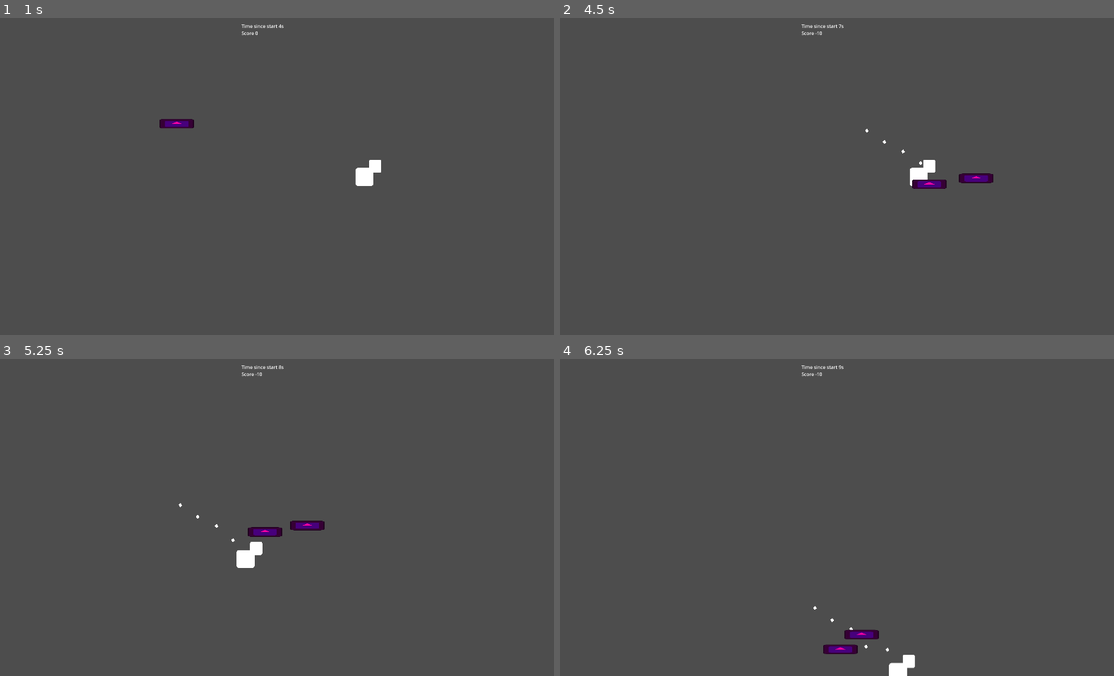
Above: before the commit, frames 1-4 (two rows, left to right).
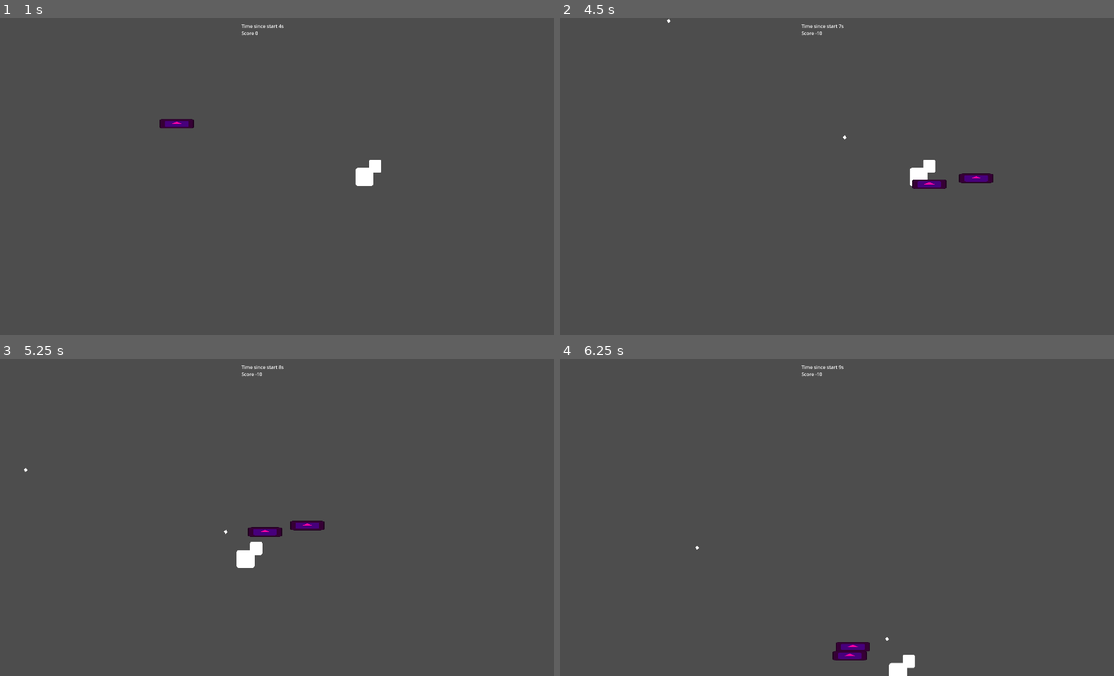
Above: after the commit, the same moments.

Repository: elVariable/gamejam
Game: Godot game, scene res://scenes/levels/main.tscn
The game is run twice, just before and just after one commit, with the same random seed, the same clock (stepped at 60 frames per second) and the same inputs. The engine's default icon, where the game draws it, is replaced by a stand-in: a white triangle on a blue panel in a dark square.
Inputs:
- Up to frame 1 (1 s): hold D (Right) from 0.53 s (still down); tap U (Fire0) at 0.6 s
- Up to frame 2 (4.5 s): release D (Right) at 1.28 s; hold S (Down) 1.28-2.03 s; tap one key every 0.75 s from 1.35 s: I (Fire1) O (Fire2) P (Fire3) U (Fire0) I (Fire1); hold D (Right) 2.03-2.78 s; hold W (Up) 2.78-3.53 s; hold A (Left) from 3.53 s (still down)
- Up to frame 3 (5.25 s): release A (Left) at 5.03 s; hold S (Down) from 5.03 s (still down); tap O (Fire2) at 5.1 s
- Up to frame 4 (6.25 s): release S (Down) at 5.78 s; hold D (Right) from 5.78 s (still down); tap P (Fire3) at 5.85 s

Frame 1 is identical in both runs. In frame 2, less than 0.1% of the frame differs, in the area x 19-66%, y 0-47%; in frame 3, less than 0.1%; in frame 4, 0.6%, in the area x 24-60%, y 59-96%.

Commit message:
Increase bullet speed

Diff:
--- a/scripts/bullet.gd
+++ b/scripts/bullet.gd
@@ -1,7 +1,7 @@
 extends CharacterBody2D
 
 @export
-var speed = 70
+var speed = 700
 @export
 var direction = Vector2(1, 0)
 
